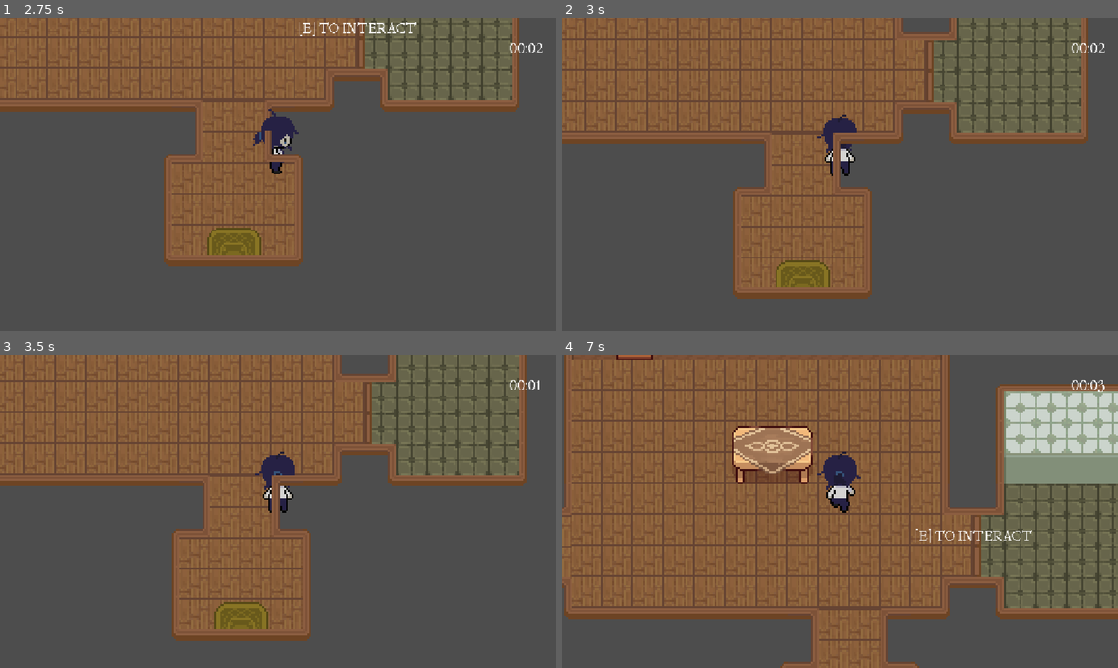
Above: before the commit, frames 1-4 (two rows, left to right).
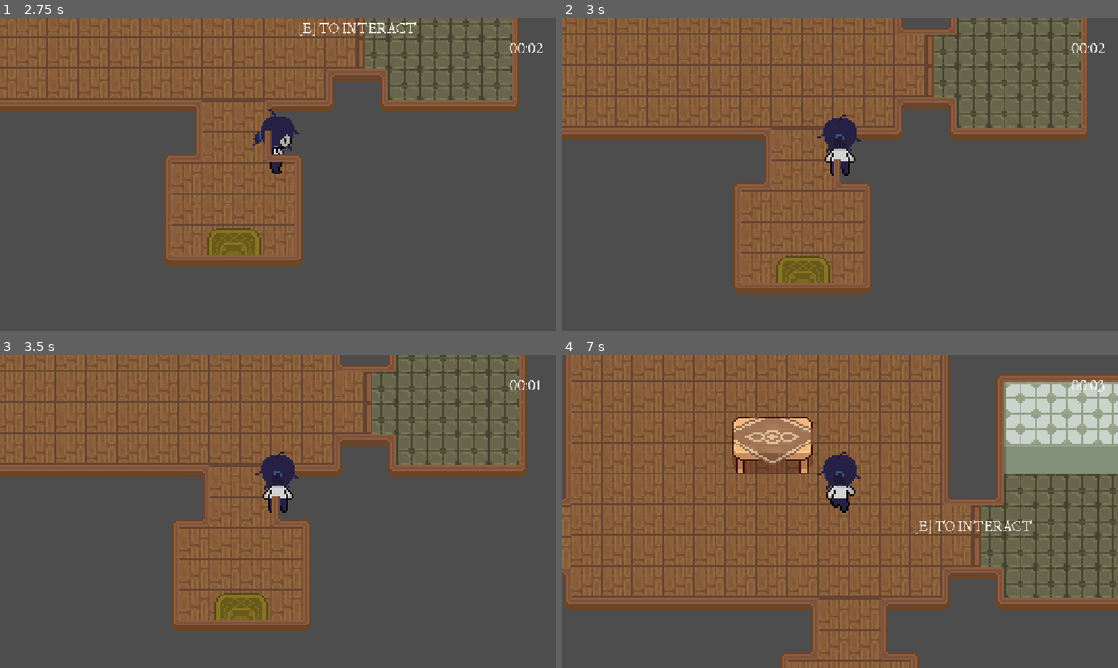
Above: after the commit, the same moments.

Repository: aeroghurt/horror-game
Game: Godot game, scene res://scenes/main.tscn
The game is run twice, just before and just after one commit, with the same random seed, the same clock (stepped at 60 frames per second) and the same inputs.
Inputs (mouse positions are in pixels of both pictures, inside the frame that each line leads up to):
- Up to frame 1 (2.75 s): tap Enter at 0.5 s; move the mouse to (400, 158) at 0.52 s; hold D (right) 0.53-1.28 s; hold E (interact) 0.53-1.28 s; click (400, 158) at 0.67 s; move the mouse to (166, 190) at 1.27 s; hold S (down) 1.28-2.03 s; tap Shift (sprint) at 1.35 s; move the mouse to (333, 105) at 2.02 s; hold D (right) from 2.03 s (still down); tap Alt at 2.1 s
- Up to frame 2 (3 s): tap Space at 2.75 s; move the mouse to (812, 237) at 2.77 s; release D (right) at 2.78 s; hold W (up) from 2.78 s (still down); tap E (interact) at 2.85 s; click (812, 237) at 2.92 s
- Up to frame 3 (3.5 s): keep holding W (up)
- Up to frame 4 (7 s): move the mouse to (1006, 558) at 3.52 s; release W (up) at 3.53 s; hold Shift (sprint) 3.53-4.28 s; hold A (left) 3.53-5.03 s; move the mouse to (673, 464) at 4.27 s; tap Alt at 4.35, 6.6 s; move the mouse to (867, 511) at 5.02 s; hold S (down) 5.03-5.78 s; hold E (interact) 5.03-5.78 s; click (867, 511) at 5.17 s; move the mouse to (756, 433) at 5.77 s; hold D (right) 5.78-6.53 s; tap Shift (sprint) at 5.85 s; move the mouse to (962, 495) at 6.52 s; hold W (up) from 6.53 s (still down)

Frame 1 is identical in both runs. In frame 2, 9.1% of the frame differs, in the area x 0-95%, y 0-90%; in frame 3, 12%; in frame 4, 20%, in the area x 0-100%, y 0-100%.

Commit message:
small changes

Diff:
--- a/scenes/main.tscn
+++ b/scenes/main.tscn
@@ -692,8 +692,11 @@
 1:0/0 = 0
 2:0/0 = 0
 3:0/0 = 0
+3:0/0/physics_layer_0/polygon_0/points = PackedVector2Array(8, -3.3633595, -3.8698406, -3.5137196, -3.770918, 8, 8, 8)
 4:0/0 = 0
+4:0/0/physics_layer_0/polygon_0/points = PackedVector2Array(-8, -3.3633595, 8, -3.3633595, 8, 8, -8, 8)
 5:0/0 = 0
+5:0/0/physics_layer_0/polygon_0/points = PackedVector2Array(-8, -3.3633595, 3.8698406, -3.5137196, 3.770918, 8, -8, 8)
 6:0/0 = 0
 7:0/0 = 0
 8:0/0 = 0
@@ -706,8 +709,11 @@
 1:1/0 = 0
 2:1/0 = 0
 3:1/0 = 0
+3:1/0/physics_layer_0/polygon_0/points = PackedVector2Array(-8, -8, 8, -8, 8, 8, -8, 8)
 4:1/0 = 0
+4:1/0/physics_layer_0/polygon_0/points = PackedVector2Array(-8, -8, 8, -8, 8, 8, -8, 8)
 5:1/0 = 0
+5:1/0/physics_layer_0/polygon_0/points = PackedVector2Array(-8, -8, 8, -8, 8, 8, -8, 8)
 6:1/0 = 0
 7:1/0 = 0
 8:1/0 = 0
@@ -875,6 +881,7 @@
 14:3/0 = 0
 
 [sub_resource type="TileSet" id="TileSet_85g3d"]
+physics_layer_0/collision_layer = 1
 sources/0 = SubResource("TileSetAtlasSource_ya4ey")
 
 [sub_resource type="TileSetAtlasSource" id="TileSetAtlasSource_choun"]
--- a/scenes/player.tscn
+++ b/scenes/player.tscn
@@ -225,7 +225,7 @@
 texture_filter = 1
 
 [node name="CollisionShape2D" type="CollisionShape2D" parent="." unique_id=466970393]
-position = Vector2(0, -4)
+position = Vector2(0, -9)
 shape = SubResource("CircleShape2D_qhqgy")
 
 [node name="AnimationPlayer" type="AnimationPlayer" parent="." unique_id=600452516]
Not shown, added: export/export_presets.cfg
Not shown, added: export/index.apple-touch-icon.png.import
Not shown, added: export/index.icon.png.import
Not shown, added: export/index.png.import
Not shown, added: export_presets.cfg
Not shown, changed: .DS_Store
Not shown, added: export/.DS_Store
Not shown, added: export/index.apple-touch-icon.png
Not shown, added: export/index.audio.position.worklet.js
Not shown, added: export/index.audio.worklet.js
Not shown, added: export/index.html
Not shown, added: export/index.icon.png
(and 5 more such lines)
